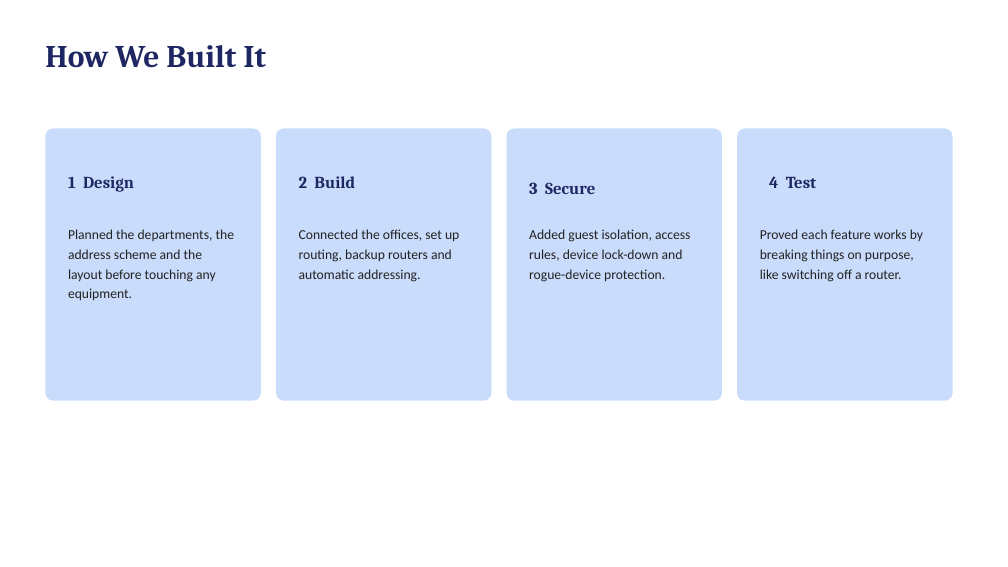
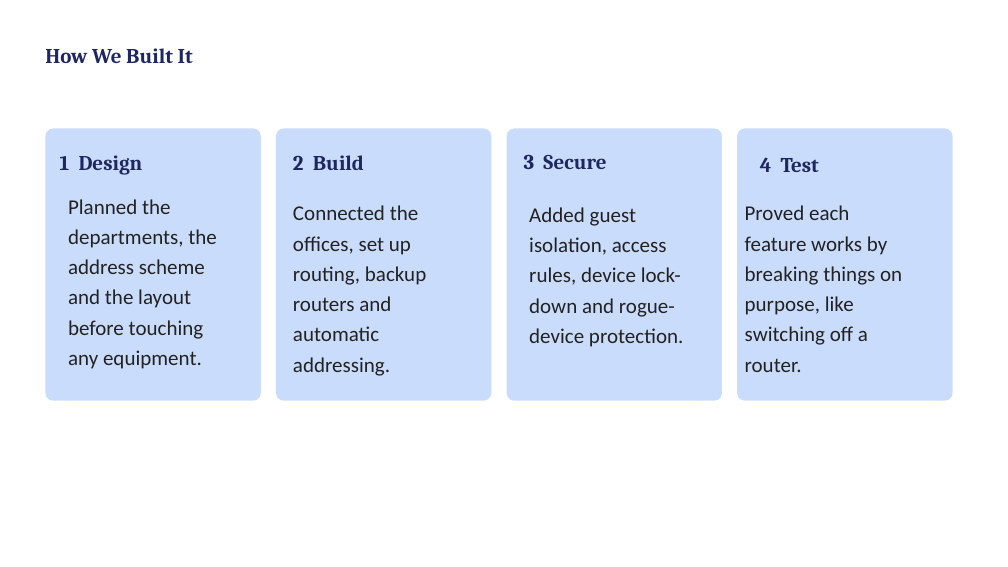
Before and after one commit to jeropannette/KIBET_ANNETTE_CCNA3PROJECT, a slide deck: slide 3 of KIBET_ANNETTE_CCNA3Project.pptx. Drawn at 1008x567 pixels with LibreOffice and Linux fonts; fonts in the diff are those of the drawing. Boxes give left, top, right and bottom in pixels: in the first picture for what was removed or moved away, otherwise in the second. Text is boxed around its words. In the diff, an @@ line names an element or a change of style, - is before the commit and + after.

```diff
--- a/KIBET_ANNETTE_CCNA3Project.pptx
+++ b/KIBET_ANNETTE_CCNA3Project.pptx
@@ text "How We Built It" at <box>45,48,193,63</box>: size 30 to 20 pt @@
@@ text "1 Design": place and size @@
-text "1 Design" at <box>68,176,134,192</box>
+text "1 Design" at <box>60,155,143,175</box>
@@ text "2 Build": place and size @@
-text "2 Build" at <box>299,176,355,188</box>
+text "2 Build" at <box>293,155,364,170</box>
@@ text "3 Secure": place and size @@
-text "3 Secure" at <box>529,182,595,194</box>
+text "3 Secure" at <box>524,154,606,169</box>
@@ size 16 to 20 pt in 4 elements at <box>293,155,364,170</box>, <box>60,155,143,175</box>, <box>524,154,606,169</box>, <box>760,157,819,172</box> @@
@@ text "4 Test": place and size @@
-text "4 Test" at <box>769,176,816,188</box>
+text "4 Test" at <box>760,157,819,172</box>
@@ text "Planned the departments, the address ...": place and size @@
-text "Planned the departments, the address ..." at <box>68,229,234,301</box>
+text "Planned the departments, the address ..." at <box>68,199,217,369</box>
@@ text "Connected the offices, set up ...": place and size @@
-text "Connected the offices, set up ..." at <box>299,229,459,282</box>
+text "Connected the offices, set up ..." at <box>293,205,426,376</box>
@@ text "Added guest isolation, access rules, ...": place and size @@
-text "Added guest isolation, access rules, ..." at <box>529,229,690,282</box>
+text "Added guest isolation, access rules, ..." at <box>529,207,683,347</box>
@@ size 13 to 20 pt in 4 elements at <box>529,207,683,347</box>, <box>293,205,426,376</box>, <box>68,199,217,369</box>, <box>745,205,902,372</box> @@
@@ text "Proved each feature works by ...": place and size @@
-text "Proved each feature works by ..." at <box>760,229,923,282</box>
+text "Proved each feature works by ..." at <box>745,205,902,372</box>
```
Also in this commit, not shown: 11 other slides changed.
